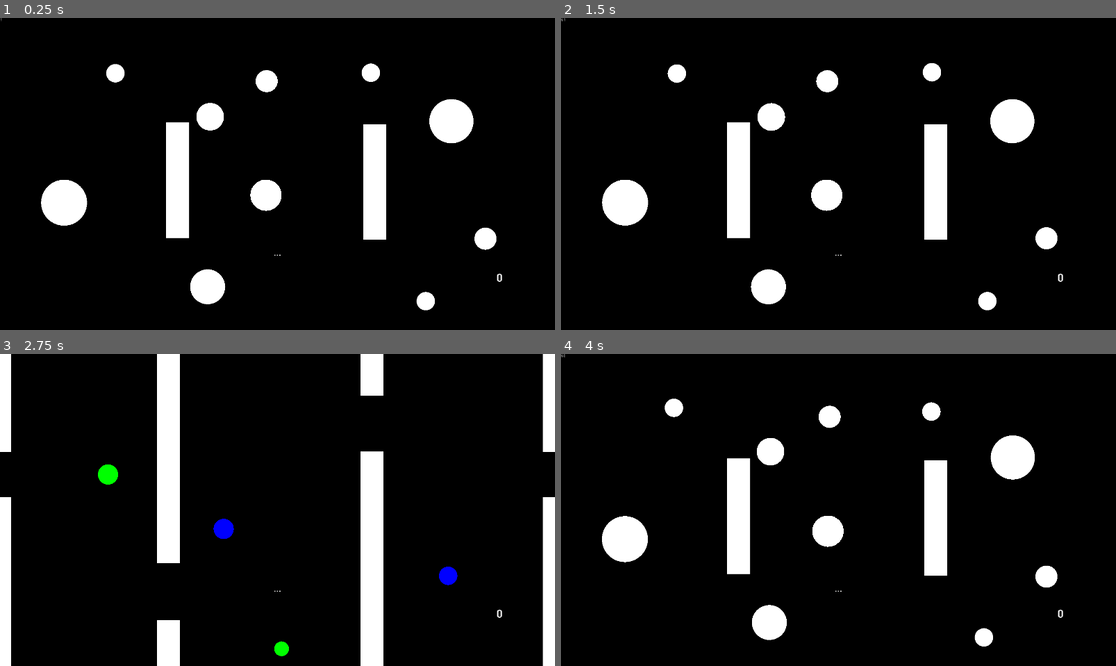
Above: before the commit, frames 1-4 (two rows, left to right).
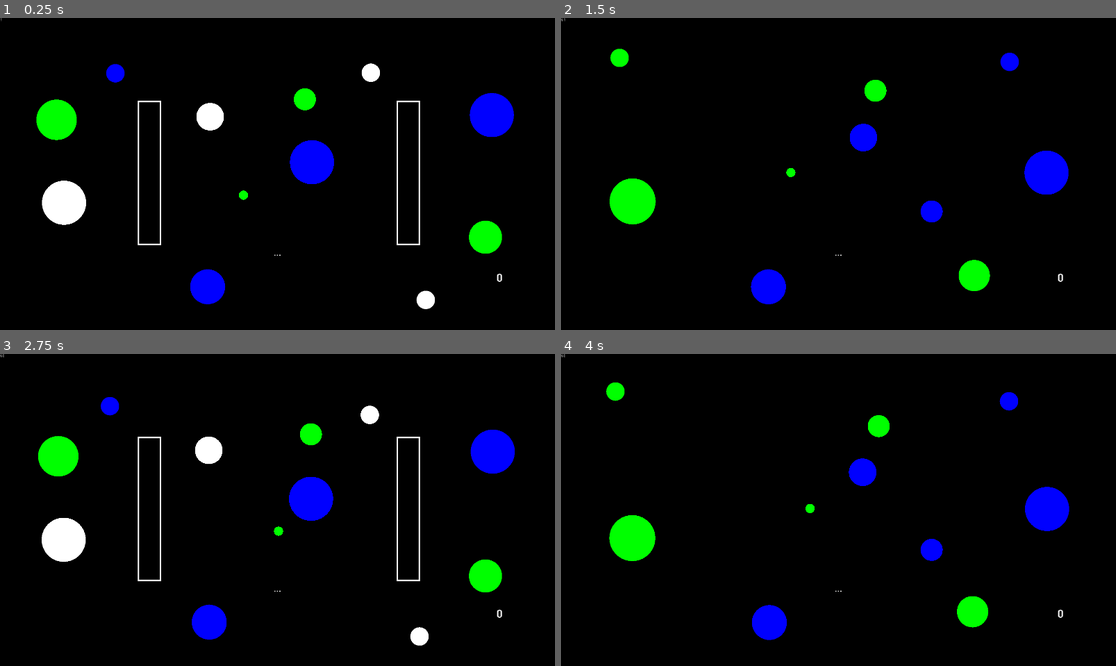
Above: after the commit, the same moments.

Repository: Dark-Gran/Spirit-Circles
Game: Godot game, scene res://src/Main.tscn
The game is run twice, just before and just after one commit, with the same random seed, the same clock (stepped at 60 frames per second) and the same inputs.
Inputs (mouse positions are in pixels of both pictures, inside the frame that each line leads up to):
- Up to frame 1 (0.25 s): no input
- Up to frame 2 (1.5 s): move the mouse to (960, 158) at 0.52 s; hold Right (ui_right) 0.53-1.28 s; tap Space (ui_accept) at 0.77 s; move the mouse to (727, 189) at 1.27 s; hold Left (ui_left) from 1.28 s (still down)
- Up to frame 3 (2.75 s): tap Space (ui_accept) at 1.52 s; move the mouse to (333, 441) at 2.02 s; release Left (ui_left) at 2.03 s; hold Right (ui_right) from 2.03 s (still down)
- Up to frame 4 (4 s): move the mouse to (810, 572) at 2.77 s; tap Space (ui_accept) at 3.02, 3.77 s; move the mouse to (1005, 556) at 3.52 s; release Right (ui_right) at 3.53 s; hold Left (ui_left) from 3.53 s (still down)

The runs differ from the first frame. In frame 1, 9.5% of the frame differs, in the area x 6-93%, y 14-94%; in frame 2, 9.8%; in frame 3, 17%, in the area x 0-100%, y 0-100%; in frame 4, 9.8%.

Commit message:
wall + level6+7 update

Diff:
--- a/src/world/World.gd
+++ b/src/world/World.gd
@@ -21,7 +21,7 @@
 
 func _ready():
 	enable_continue(false)
-	level_id = 6
+	level_id = 7
 	move_to_level(level_id)
 
 func reload_level():
--- a/src/world/levels/Level_006.tscn
+++ b/src/world/levels/Level_006.tscn
@@ -1,8 +1,7 @@
-[gd_scene load_steps=4 format=2]
+[gd_scene load_steps=3 format=2]
 
 [ext_resource path="res://src/world/Circle.tscn" type="PackedScene" id=1]
 [ext_resource path="res://src/world/levels/Level.gd" type="Script" id=2]
-[ext_resource path="res://src/world/Wall.tscn" type="PackedScene" id=3]
 
 [node name="Level" type="Node2D"]
 script = ExtResource( 2 )
@@ -10,58 +9,60 @@
 [node name="Circles" type="Node2D" parent="."]
 
 [node name="Circle" parent="Circles" instance=ExtResource( 1 )]
-position = Vector2( 408.813, 196.85 )
+position = Vector2( 213.783, 144.525 )
+color_type = 1
 angle = 210
 size = 10.0
 
 [node name="Circle2" parent="Circles" instance=ExtResource( 1 )]
-position = Vector2( 1679.45, 756.158 )
+position = Vector2( 1282.25, 663.4 )
+color_type = 2
 angle = 90
 size = 12.0
 
 [node name="Circle3" parent="Circles" instance=ExtResource( 1 )]
-position = Vector2( 222.268, 637.672 )
+position = Vector2( 248.43, 632.915 )
+color_type = 1
 angle = 110
 size = 25.0
 
 [node name="Circle4" parent="Circles" instance=ExtResource( 1 )]
-position = Vector2( 1559.95, 356.371 )
+position = Vector2( 1678.39, 534.708 )
+color_type = 2
 angle = 30
 size = 24.0
 
 [node name="Circle5" parent="Circles" instance=ExtResource( 1 )]
-position = Vector2( 729.468, 346.066 )
+position = Vector2( 1048.18, 417.418 )
+color_type = 2
 angle = 240
 size = 15.0
 
 [node name="Circle6" parent="Circles" instance=ExtResource( 1 )]
-position = Vector2( 1284.92, 178.693 )
+position = Vector2( 1553.68, 143.017 )
+color_type = 2
 angle = 100
 
 [node name="Circle7" parent="Circles" instance=ExtResource( 1 )]
-position = Vector2( 1483.96, 979.181 )
+position = Vector2( 1434.01, 891.18 )
+color_type = 1
 angle = 175
+size = 17.0
 
 [node name="Circle8" parent="Circles" instance=ExtResource( 1 )]
 position = Vector2( 715.41, 931.443 )
+color_type = 2
 angle = -20
 size = 19.0
 
 [node name="Circle9" parent="Circles" instance=ExtResource( 1 )]
-position = Vector2( 916.264, 613.323 )
-size = 17.0
+position = Vector2( 744.469, 534.835 )
+color_type = 1
 
 [node name="Circle10" parent="Circles" instance=ExtResource( 1 )]
-position = Vector2( 914.995, 219.937 )
+position = Vector2( 1079.11, 253.235 )
+color_type = 1
 angle = -10
 size = 12.0
 
 [node name="Statics" type="Node2D" parent="."]
-
-[node name="Wall" parent="Statics" instance=ExtResource( 3 )]
-position = Vector2( 614.489, 561.516 )
-scale = Vector2( 4, 20 )
-
-[node name="Wall2" parent="Statics" instance=ExtResource( 3 )]
-position = Vector2( 1296.78, 567.872 )
-scale = Vector2( 4, 20 )
--- a/src/world/levels/Level_007.tscn
+++ b/src/world/levels/Level_007.tscn
@@ -2,7 +2,7 @@
 
 [ext_resource path="res://src/world/Circle.tscn" type="PackedScene" id=1]
 [ext_resource path="res://src/world/levels/Level.gd" type="Script" id=2]
-[ext_resource path="res://src/world/Wall.tscn" type="PackedScene" id=3]
+[ext_resource path="res://src/world/obstacles/Wall_0.tscn" type="PackedScene" id=3]
 
 [node name="Level" type="Node2D"]
 script = ExtResource( 2 )
@@ -10,73 +10,73 @@
 [node name="Circles" type="Node2D" parent="."]
 
 [node name="Circle" parent="Circles" instance=ExtResource( 1 )]
-position = Vector2( 335.685, 417.102 )
-color_type = 1
-size = 11.0
+position = Vector2( 408.813, 196.85 )
+color_type = 2
+angle = 210
+size = 10.0
 
 [node name="Circle2" parent="Circles" instance=ExtResource( 1 )]
-position = Vector2( 974.064, 948.953 )
+position = Vector2( 1679.45, 754.039 )
 color_type = 1
 angle = 90
-size = 8.0
+size = 18.0
 
 [node name="Circle3" parent="Circles" instance=ExtResource( 1 )]
-position = Vector2( 746.757, 605.687 )
-color_type = 2
-size = 11.0
+position = Vector2( 222.268, 637.672 )
+angle = 110
+size = 24.0
 
 [node name="Circle4" parent="Circles" instance=ExtResource( 1 )]
-position = Vector2( 1550.41, 800.628 )
+position = Vector2( 1699.8, 335.181 )
 color_type = 2
-angle = -90
-size = 8.0
+angle = 30
+size = 24.0
+
+[node name="Circle5" parent="Circles" instance=ExtResource( 1 )]
+position = Vector2( 729.468, 346.066 )
+angle = 240
+size = 15.0
+
+[node name="Circle6" parent="Circles" instance=ExtResource( 1 )]
+position = Vector2( 1284.92, 178.693 )
+angle = 100
+
+[node name="Circle7" parent="Circles" instance=ExtResource( 1 )]
+position = Vector2( 1483.96, 974.943 )
+angle = 175
+
+[node name="Circle8" parent="Circles" instance=ExtResource( 1 )]
+position = Vector2( 715.41, 931.443 )
+color_type = 2
+angle = -20
+size = 19.0
+
+[node name="Circle9" parent="Circles" instance=ExtResource( 1 )]
+position = Vector2( 780.145, 613.323 )
+color_type = 1
+
+[node name="Circle10" parent="Circles" instance=ExtResource( 1 )]
+position = Vector2( 1044.25, 283.505 )
+color_type = 1
+angle = -10
+size = 12.0
+
+[node name="Circle11" parent="Circles" instance=ExtResource( 1 )]
+position = Vector2( 1081.07, 498.338 )
+color_type = 2
+angle = 150
+size = 24.0
+
+[node name="Circle12" parent="Circles" instance=ExtResource( 1 )]
+position = Vector2( 192.603, 351.617 )
+color_type = 1
+angle = 15
+size = 22.0
 
 [node name="Statics" type="Node2D" parent="."]
 
 [node name="Wall" parent="Statics" instance=ExtResource( 3 )]
-position = Vector2( 582.173, 138.212 )
-scale = Vector2( 4, 20 )
+position = Vector2( 516.757, 536.435 )
 
 [node name="Wall2" parent="Statics" instance=ExtResource( 3 )]
-position = Vector2( 582.173, 1120.93 )
-scale = Vector2( 4, 20 )
-
-[node name="Wall3" parent="Statics" instance=ExtResource( 3 )]
-position = Vector2( 1287.29, -55.7883 )
-scale = Vector2( 4, 20 )
-
-[node name="Wall4" parent="Statics" instance=ExtResource( 3 )]
-position = Vector2( 1287.29, 934.928 )
-scale = Vector2( 4, 20 )
-
-[node name="Wall5" parent="Statics" instance=ExtResource( 3 )]
-position = Vector2( -1.82739, 138.212 )
-scale = Vector2( 4, 20 )
-
-[node name="Wall6" parent="Statics" instance=ExtResource( 3 )]
-position = Vector2( -1.82739, 934.928 )
-scale = Vector2( 4, 20 )
-
-[node name="Wall7" parent="Statics" instance=ExtResource( 3 )]
-position = Vector2( 1918.17, 138.212 )
-scale = Vector2( 4, 20 )
-
-[node name="Wall8" parent="Statics" instance=ExtResource( 3 )]
-position = Vector2( 1918.17, 934.928 )
-scale = Vector2( 4, 20 )
-
-[node name="Wall9" parent="Statics" instance=ExtResource( 3 )]
-position = Vector2( 582.173, 524.212 )
-scale = Vector2( 4, 20 )
-
-[node name="Wall10" parent="Statics" instance=ExtResource( 3 )]
-position = Vector2( -1.82739, 694.928 )
-scale = Vector2( 4, 20 )
-
-[node name="Wall11" parent="Statics" instance=ExtResource( 3 )]
-position = Vector2( 1287.29, 537.212 )
-scale = Vector2( 4, 20 )
-
-[node name="Wall12" parent="Statics" instance=ExtResource( 3 )]
-position = Vector2( 1918.17, 694.928 )
-scale = Vector2( 4, 20 )
+position = Vector2( 1412.76, 536.435 )
--- a/src/world/Wall.tscn
+++ b/src/world/obstacles/Wall_0.tscn
@@ -8,7 +8,14 @@
 [node name="Wall" type="StaticBody2D"]
 
 [node name="MeshInstance2D" type="MeshInstance2D" parent="."]
+scale = Vector2( 4, 25 )
+mesh = SubResource( 1 )
+
+[node name="MeshInstance2D2" type="MeshInstance2D" parent="."]
+modulate = Color( 0, 0, 0, 1 )
+scale = Vector2( 3.5, 24.5 )
 mesh = SubResource( 1 )
 
 [node name="CollisionShape2D" type="CollisionShape2D" parent="."]
+scale = Vector2( 4, 25 )
 shape = SubResource( 2 )
